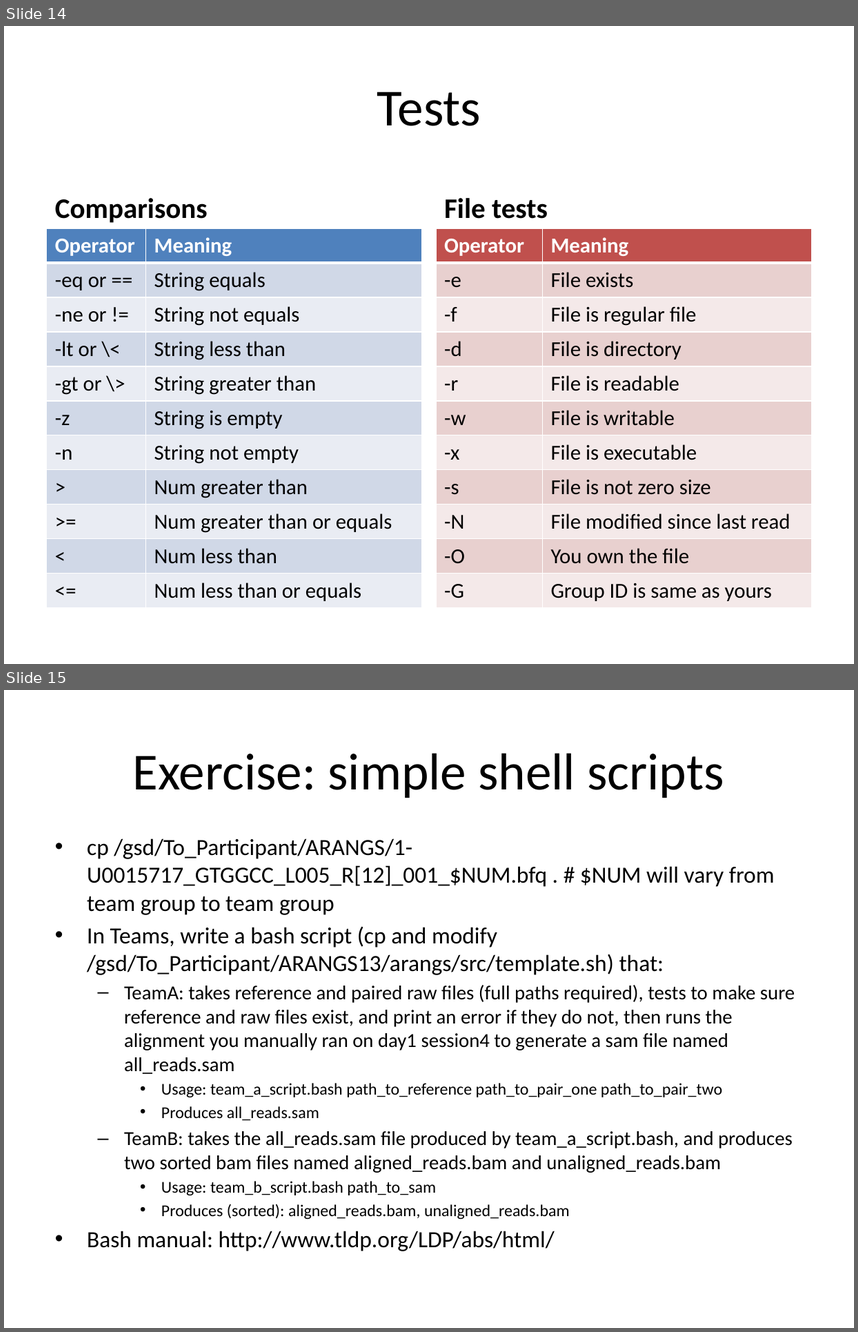
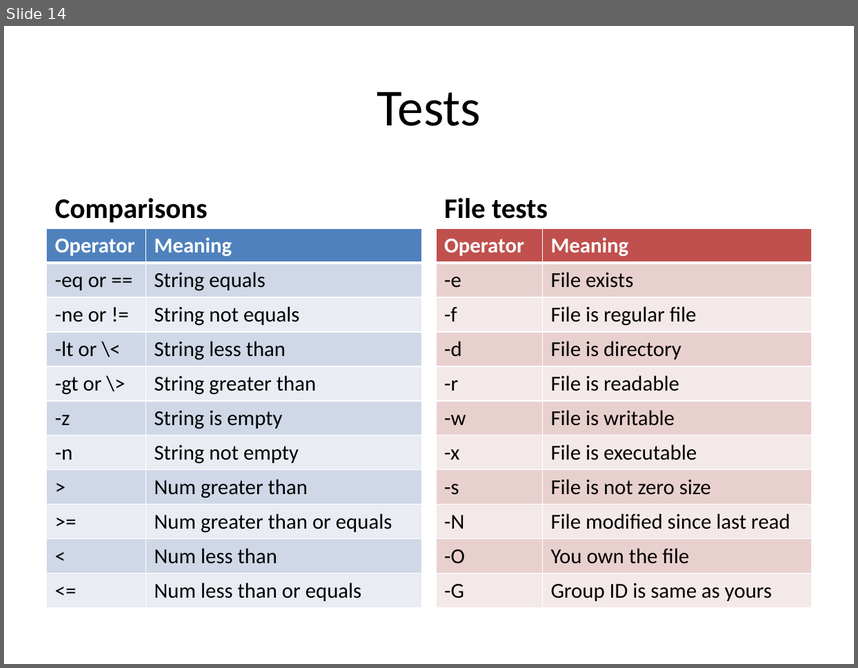
Before and after one commit to naturalis/arangs, a slide deck: doc/slides/day2/session1/CLIScripting.pptx. Shown one above the other, each under a label of ours: slides 14 and 15 before the commit, slide 14 after it. The pictures are 858x1332 and 858x668 pixels, drawn with LibreOffice and Linux fonts; fonts in the diff are those of the drawing. Boxes give left, top, right and bottom in pixels: in the first picture for what was removed or moved away, otherwise in the second. Text is boxed around its words. In the diff, an @@ line names an element or a change of style, - is before the commit and + after.

```diff
--- a/doc/slides/day2/session1/CLIScripting.pptx
+++ b/doc/slides/day2/session1/CLIScripting.pptx
@@ slide 15 removed at bbox=[4, 690, 854, 1328], background #FFFFFF @@
@@ title removed at bbox=[133, 753, 724, 798] @@
-Exercise: simple shell scripts
@@ text removed at bbox=[87, 838, 795, 1251] @@
-• cp /gsd/To_Participant/ARANGS/1-U0015717_GTGGCC_L005_R[12]_001_$NUM.bfq . # $NUM will vary from team group to team group
-• In Teams, write a bash script (cp and modify /gsd/To_Participant/ARANGS13/arangs/src/template.sh) that:
-  – TeamA: takes reference and paired raw files (full paths required), tests to make sure reference and raw files exist, and print an error if they do not, then runs the alignment you manually ran on day1 session4 to generate a sam file named all_reads.sam
-    • Usage: team_a_script.bash path_to_reference path_to_pair_one path_to_pair_two
-    • Produces all_reads.sam
-  – TeamB: takes the all_reads.sam file produced by team_a_script.bash, and produces two sorted bam files named aligned_reads.bam and unaligned_reads.bam
-    • Usage: team_b_script.bash path_to_sam
-    • Produces (sorted): aligned_reads.bam, unaligned_reads.bam
-• Bash manual: http://www.tldp.org/LDP/abs/html/
```
Also in this commit, not shown: 1 other file.
